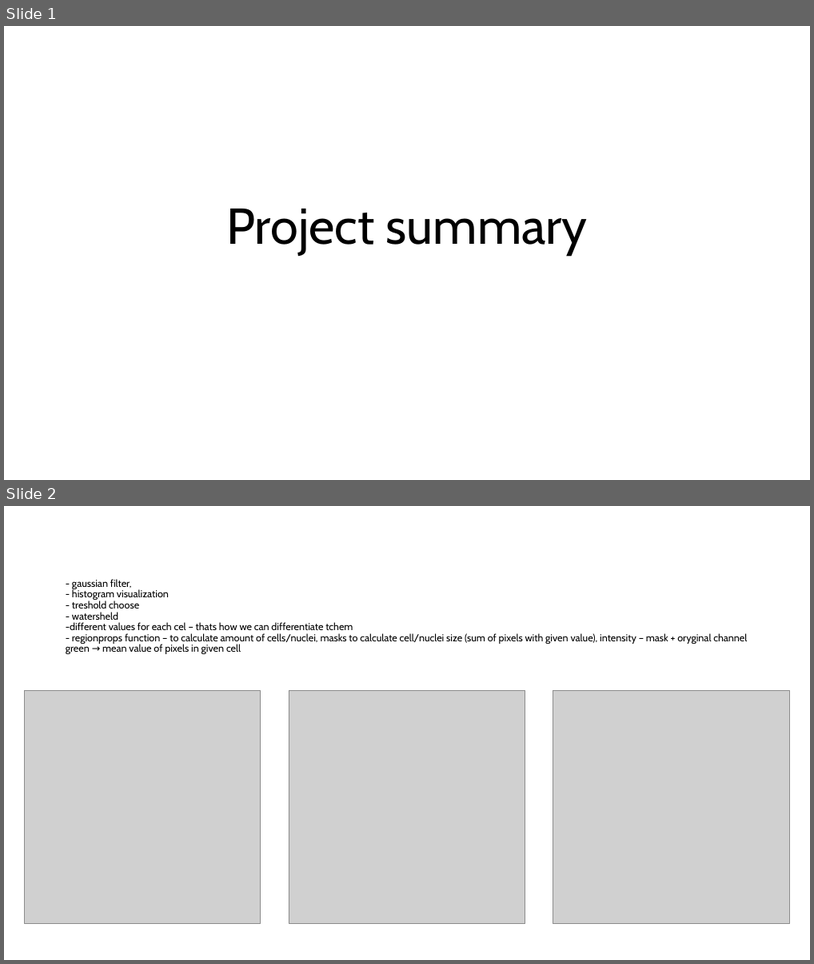
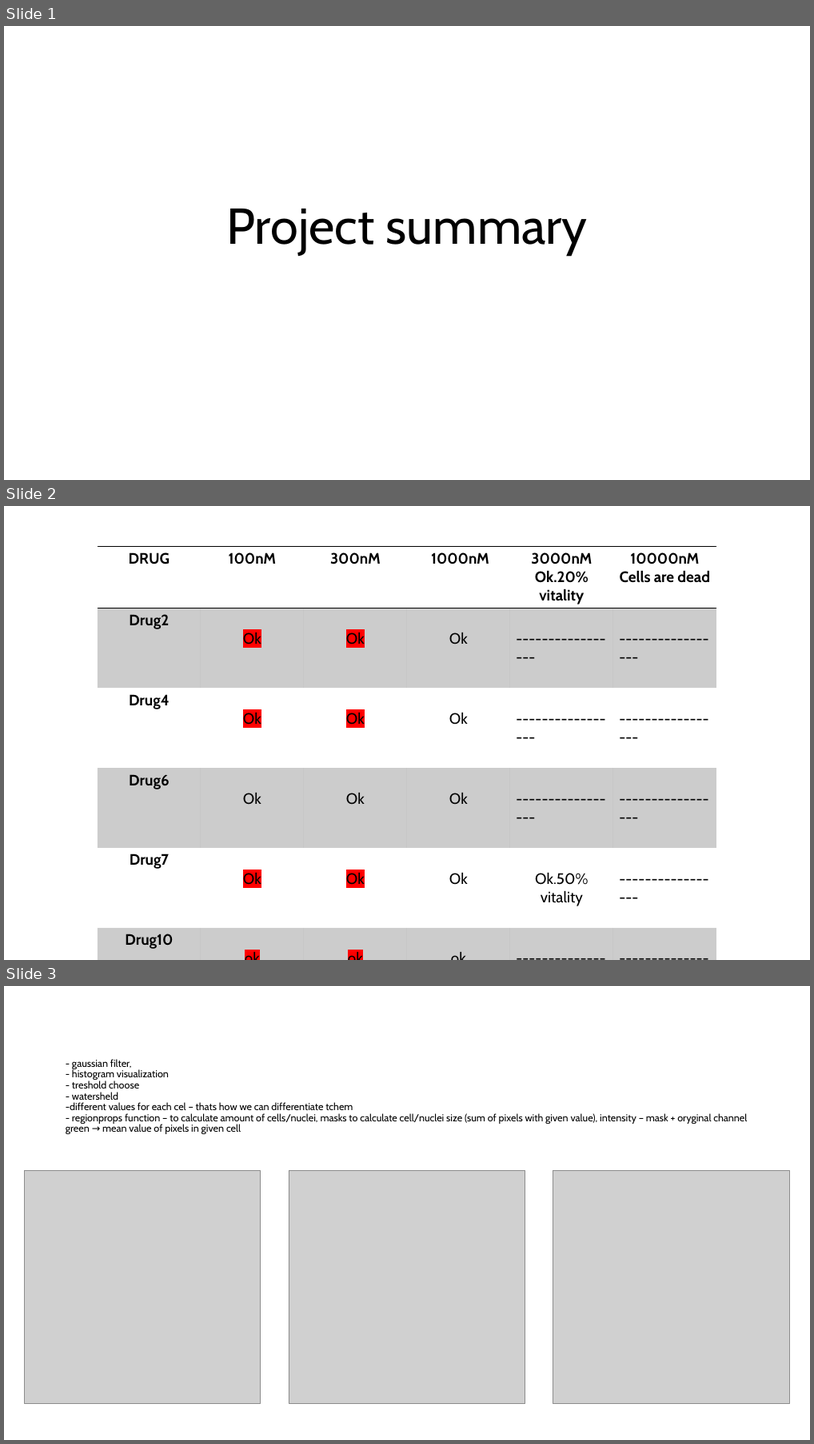
Before and after one commit to Munsky/UQbio2024_Team4, a slide deck: Project summary.pptx. Shown one above the other, each under a label of ours: slides 1 and 2 before the commit, slides 1, 2 and 3 after it. The pictures are 814x964 and 814x1444 pixels, drawn with LibreOffice and Linux fonts; fonts in the diff are those of the drawing; grey boxes stand for pictures. Boxes give left, top, right and bottom in pixels: in the first picture for what was removed or moved away, otherwise in the second. Text is boxed around its words. In the diff, an @@ line names an element or a change of style, - is before the commit and + after.

Commit message:
presentation2

```diff
--- a/Project summary.pptx
+++ b/Project summary.pptx
@@ slide 2 added at (x1=4, y1=506, x2=810, y2=960), background #FFFFFF @@
@@ table added at (x1=98, y1=547, x2=718, y2=952), 6 rows, 6 columns @@
+DRUG | 100nM | 300nM | 1000nM | 3000nM / Ok.20% vitality | 10000nM / Cells are dead
+Drug2 | Ok | Ok | Ok | ----------------- | -----------------
+Drug4 | Ok | Ok | Ok | ----------------- | -----------------
+Drug6 | Ok | Ok | Ok | ----------------- | -----------------
+Drug7 | Ok | Ok | Ok | Ok.50% vitality | -----------------
+Drug10 | ok | ok | ok | ----------------- | -----------------
@@ what was slide 2 is now slide 3 @@
```
Also in this commit, not shown: 52 other files.
